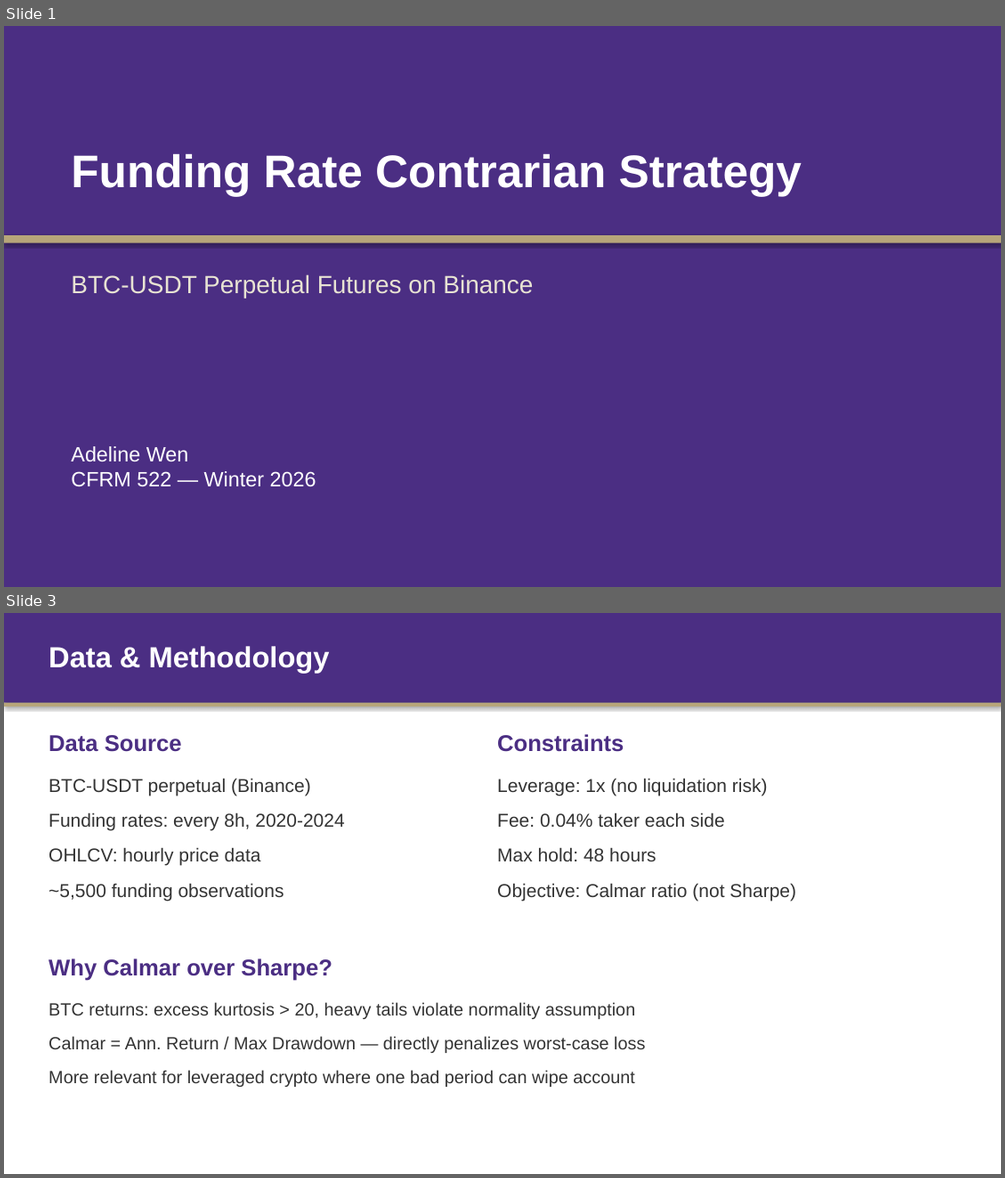
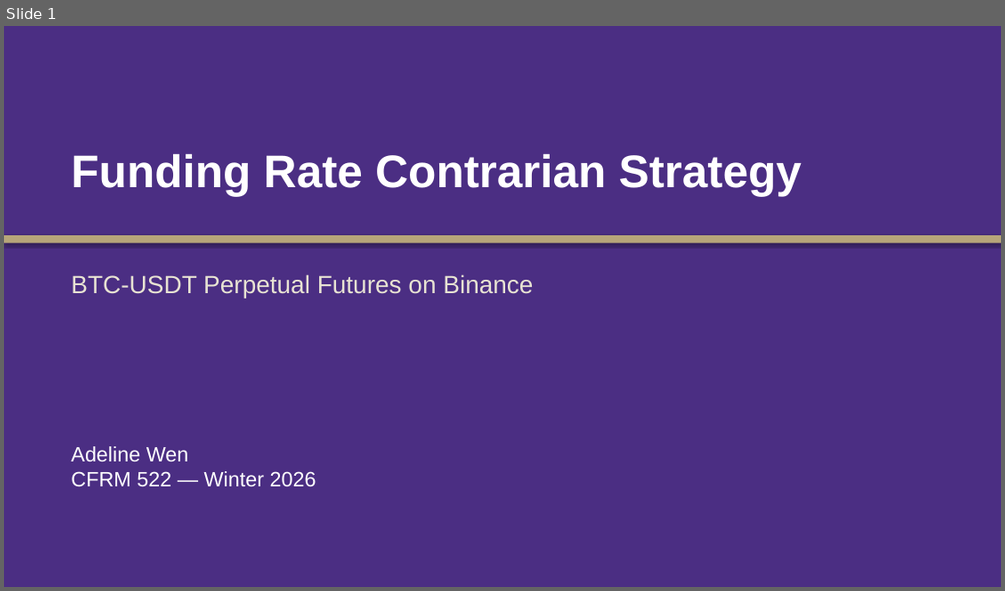
Before and after one commit to Tyche1107/Strategy-project, a slide deck: CFRM522_Presentation.pptx. Shown one above the other, each under a label of ours: slides 1 and 3 before the commit, slide 1 after it; the slides between them are not shown. The pictures are 1005x1178 and 1005x591 pixels, drawn with LibreOffice and Linux fonts; fonts in the diff are those of the drawing. Boxes give left, top, right and bottom in pixels: in the first picture for what was removed or moved away, otherwise in the second. Text is boxed around its words. In the diff, an @@ line names an element or a change of style, - is before the commit and + after.

```diff
--- a/CFRM522_Presentation.pptx
+++ b/CFRM522_Presentation.pptx
@@ slide 3 removed at [4,613,1001,1174], background #FFFFFF @@
@@ rectangle removed at [4,613,1001,703] @@
@@ text removed at [48,646,330,673] @@
-Data & Methodology
@@ rectangle removed at [4,703,1001,706] @@
@@ text removed at [48,735,182,752] @@
-Data Source
@@ text removed at [497,734,623,752] @@
-Constraints
@@ text removed at [48,778,344,900] @@
-BTC-USDT perpetual (Binance)
-Funding rates: every 8h, 2020-2024
-OHLCV: hourly price data
-~5,500 funding observations
@@ text removed at [497,778,796,900] @@
-Leverage: 1x (no liquidation risk)
-Fee: 0.04% taker each side
-Max hold: 48 hours
-Objective: Calmar ratio (not Sharpe)
@@ text removed at [48,958,332,981] @@
-Why Calmar over Sharpe?
@@ text removed at [48,1002,645,1086] @@
-BTC returns: excess kurtosis > 20, heavy tails violate normality assumption
-Calmar = Ann. Return / Max Drawdown — directly penalizes worst-case loss
-More relevant for leveraged crypto where one bad period can wipe account
```
Also in this commit, not shown: 2 slides changed, 12 slides added, 5 other slides removed, 2 other files.
